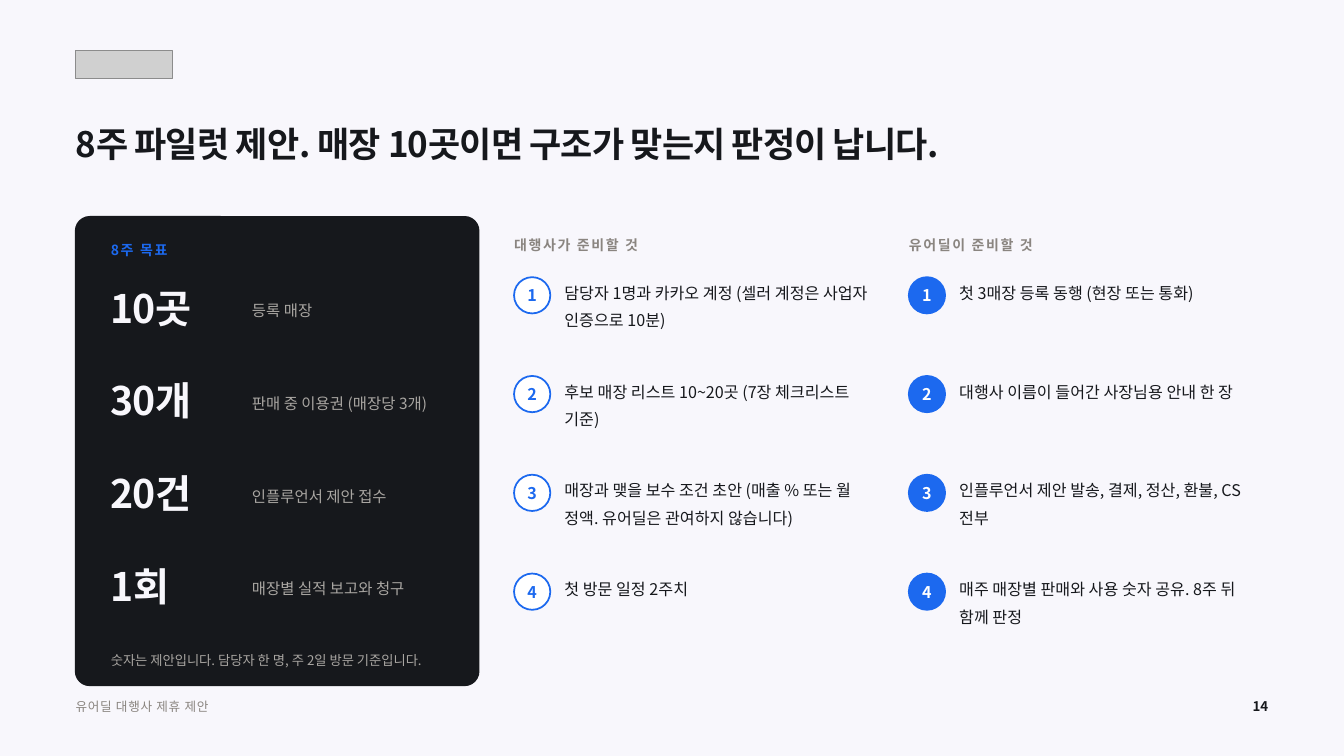
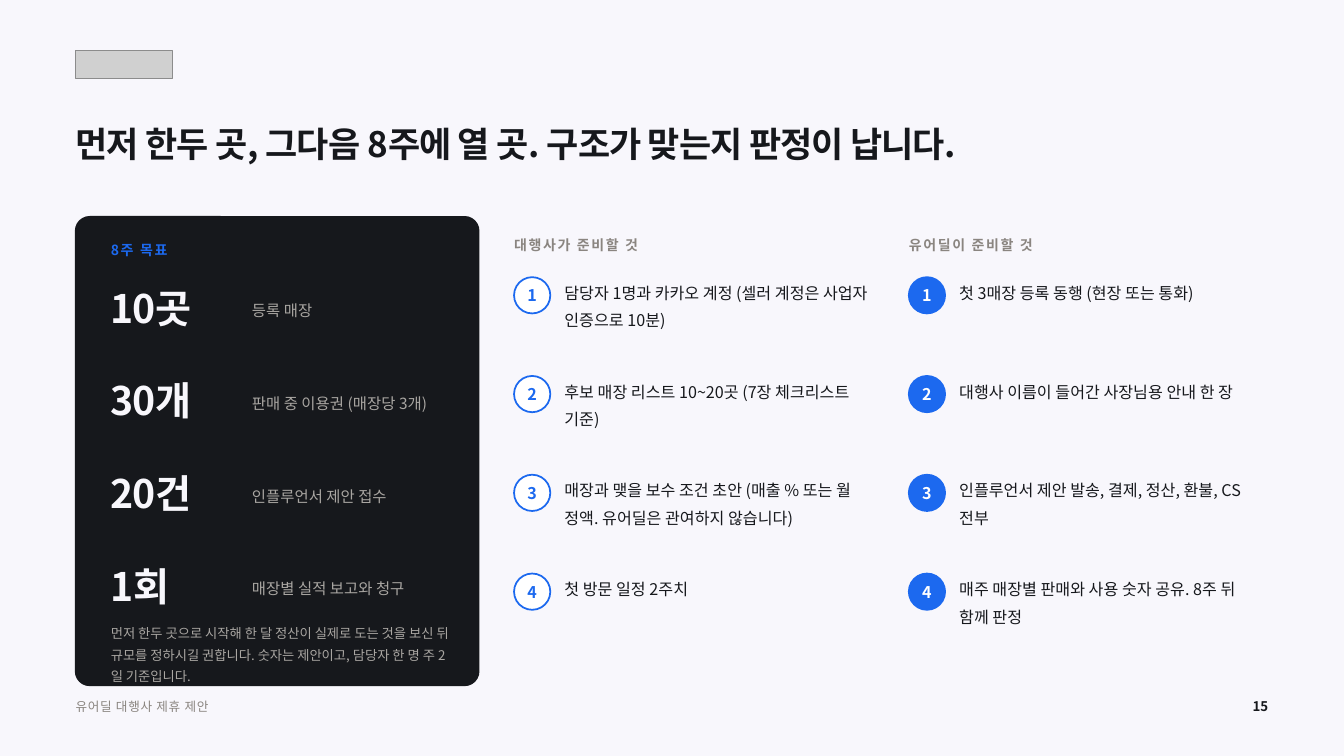
Before and after one commit to tobe2111/ur-live, a slide deck: slide 15 of docs/business/proposals/urdeal-agency-proposal.pptx (slide 14 before the commit). Drawn at 1344x756 pixels with LibreOffice and Linux fonts; fonts in the diff are those of the drawing; grey boxes stand for pictures. Boxes give left, top, right and bottom in pixels: in the first picture for what was removed or moved away, otherwise in the second. Text is boxed around its words. In the diff, an @@ line names an element or a change of style, - is before the commit and + after.

```diff
--- a/docs/business/proposals/urdeal-agency-proposal.pptx
+++ b/docs/business/proposals/urdeal-agency-proposal.pptx
@@ text at [76, 127, 956, 165]: text changed @@
-8주 파일럿 제안. 매장 10곳이면 구조가 맞는지 판정이 납니다.
+먼저 한두 곳, 그다음 8주에 열 곳. 구조가 맞는지 판정이 납니다.
@@ text at [111, 627, 449, 682]: text changed @@
-숫자는 제안입니다. 담당자 한 명, 주 2일 방문 기준입니다.
+먼저 한두 곳으로 시작해 한 달 정산이 실제로 도는 것을 보신 뒤 규모를 정하시길 권합니다. 숫자는 제안이고, 담당자 한 명 주 2일 기준입니다.
@@ text "먼저 한두 곳으로 시작해 한 ..." at [111, 627, 449, 682]: vertical alignment middle to top @@
@@ text at [1253, 701, 1269, 711]: text changed @@
-14
+15
```
Also in this commit, not shown: 7 other slides changed, 3 slides added, 2 slides removed, 5 other files.
